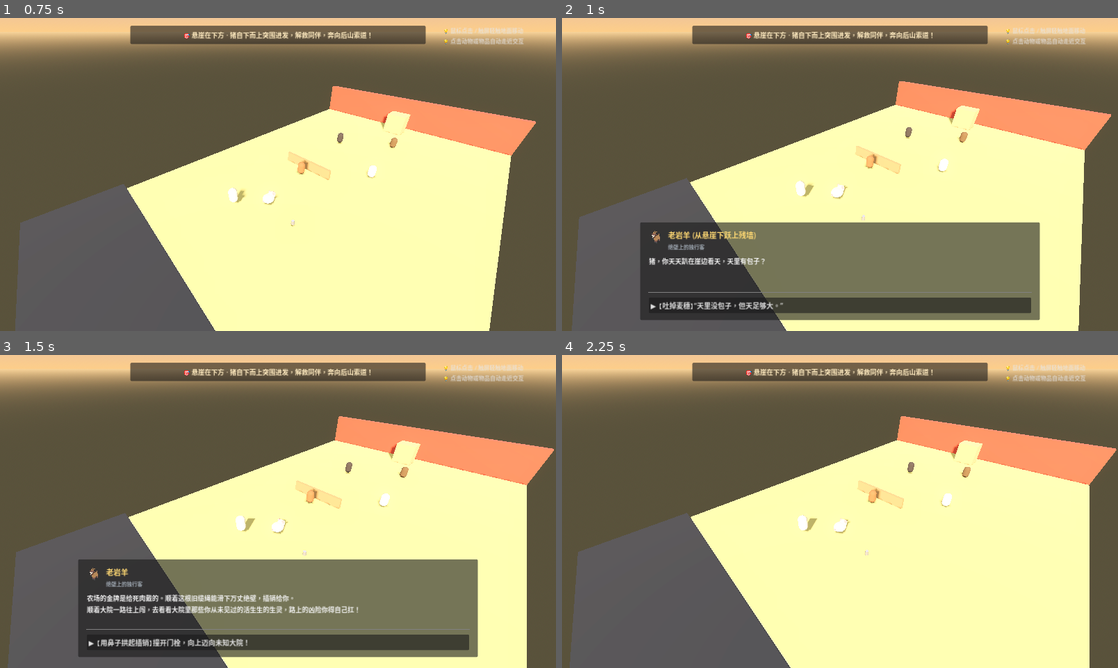
Above: before the commit, frames 1-4 (two rows, left to right).
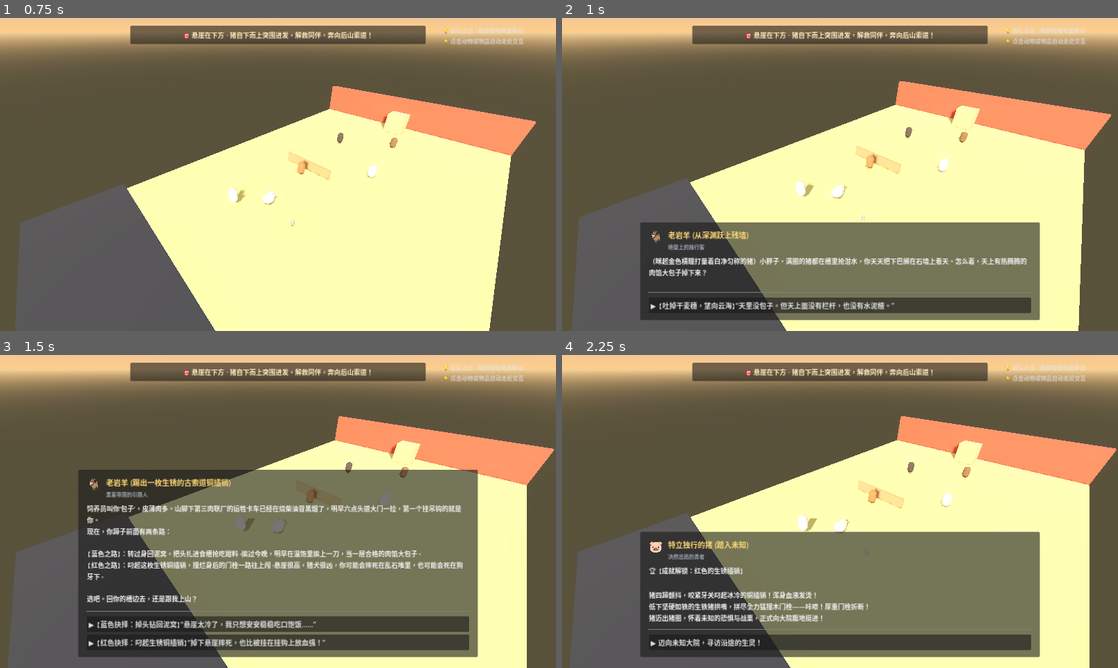
Above: after the commit, the same moments.

Repository: chenzhaoxuan0/piggame
Game: Godot game, scene res://scenes/ui/character_selection.tscn
The game is run twice, just before and just after one commit, with the same random seed, the same clock (stepped at 60 frames per second) and the same inputs.
Inputs (mouse positions are in pixels of both pictures, inside the frame that each line leads up to):
- Up to frame 1 (0.75 s): click "做特立独行的猪 (开始)" at 0.5 s
- Up to frame 2 (1 s): no input
- Up to frame 3 (1.5 s): click "▶ 【吐掉麦穗】'天里没包子，但天足够大。'" (after the commit: "▶ 【吐掉干麦穗，望向云海】'天里没包子。但天上面没有栏杆…") at 1.25 s
- Up to frame 4 (2.25 s): click (840, 642) at 2 s, where only the run before the commit has a clickable "▶ 【用鼻子拱起插销】撞开门栓，向上迈向未知大院！"

Frame 1 is identical in both runs. In frame 2, 1.9% of the frame differs, in the area x 15-84%, y 68-94%; in frame 3, 26%; in frame 4, 28%, in the area x 14-86%, y 56-97%.

Commit message:
feat(story): implement matrix dual-choice, dual endings with achievements, and action-driven animal awakenings

Diff:
--- a/scripts/core/dialogue_manager.gd
+++ b/scripts/core/dialogue_manager.gd
@@ -1,7 +1,13 @@
 extends Node
 
-# Dialogue Manager (陌生相遇 · 汲取意志 · 英雄蜕变)
-# 核心机制：猪初次相逢牛、羊、马，给予点化解围，并汲取【坚忍】、【温柔】与【决绝】三种伟大意志
+# Dialogue Manager (黑客帝国抉择 · 行动觉醒 · 英雄蜕变)
+# 核心机制：
+# 1. 开局老岩羊黑客帝国式红蓝二元抉择，直接对应两个结局与成就标识；
+# 2. 蓝选：回泥坑吃甜料，触发【结局一：安稳的肉馅】，解锁成就【温热的泥浆】；
+# 3. 红选：叼起生锈铜插销冲破木栓，解锁成就【红色的生锈插销】，进发正线；
+# 4. 牛羊马拥有生产/役用价值，转变不急，以具体行动表现心境（牛喝水、羊晒毛、马嚼野草）；
+# 5. 去除羊舍小鸟的突兀情节，专注羊毛本性与阳光；
+# 6. 钟楼宝可梦式回合制演播对战，索道结局二解锁成就【特立独行的先驱】。
 
 signal dialogue_started(node_data: Dictionary)
 signal dialogue_advanced(step: int)
@@ -9,62 +15,90 @@
 signal will_acquired(will_type: String)
 
 var dialogue_tree = {
-	# --- 序幕：悬崖晨风与老岩羊 (阶段2&4) ---
+	# --- 序幕：悬崖晨雾与老岩羊 (黑客帝国式红蓝二元抉择) ---
 	"cliff_goat_intro": {
-		"speaker": "老岩羊 (从悬崖下跃上残墙)",
+		"speaker": "老岩羊 (从深渊跃上残墙)",
 		"avatar": "🐐",
 		"title": "绝壁上的独行客",
-		"content": "猪，你天天趴在崖边看天，天里有包子？",
-		"options": [
-			{
-				"text": "【吐掉麦穗】“天里没包子，但天足够大。”",
-				"next": "cliff_goat_key"
-			}
-		]
-	},
-	"cliff_goat_key": {
-		"speaker": "老岩羊",
+		"content": "（眯起金色横瞳打量着白净匀称的猪）小胖子，满圈的猪都在槽里抢泔水，你天天把下巴搁在石墙上看天。怎么着，天上有热腾腾的肉馅大包子掉下来？",
+		"options": [
+			{
+				"text": "【吐掉干麦穗，望向云海】“天里没包子。但天上面没有栏杆，也没有水泥槽。”",
+				"next": "cliff_goat_choice"
+			}
+		]
+	},
+	"cliff_goat_choice": {
+		"speaker": "老岩羊 (踢出一枚生锈的古索道铜插销)",
 		"avatar": "🐐",
-		"title": "绝壁上的独行客",
-		"content": "农场的金牌是给死肉戴的。顺着这根旧缆绳能滑下万丈绝壁，插销给你。\n顺着大院一路往上闯，去看看大院里那些你从未见过的活生生的生灵，路上的凶险你得自己扛！",
-		"options": [
-			{"text": "【用鼻子拱起插销】撞开门栓，向上迈向未知大院！", "next": ""}
-		]
-	},
-
-	# --- 试炼1：陌生老黄牛 ➔ 汲取【坚忍之骨】 ---
+		"title": "黑客帝国的引路人",
+		"content": "饲养员叫你‘包子’，皮薄肉多。山脚下第三肉联厂的运牲卡车已经在烧柴油冒黑烟了，明早六点头道大门一拉，第一个挂吊钩的就是你。\n现在，你蹄子前面有两条路：\n\n【蓝色之路】：转过身回泥窝，把头扎进食槽抢吃甜料。挨过今晚，明早在温饱里挨上一刀，当一屉合格的肉馅大包子。\n【红色之路】：叼起这枚生锈铜插销，撞烂身后的门栓一路往上闯。悬崖很高，猎犬很凶，你可能会摔死在乱石堆里，也可能会死在狗牙下。\n\n选吧。回你的槽边去，还是跟我上山？",
+		"options": [
+			{
+				"text": "【蓝色抉择：掉头钻回泥窝】“悬崖太冷了，我只想安安稳稳吃口饱饭……”",
+				"next": "ending_stay_in_sty"
+			},
+			{
+				"text": "【红色抉择：叼起生锈铜插销】“掉下悬崖摔死，也比被挂在挂钩上放血强！”",
+				"next": "cliff_goat_escape_start"
+			}
+		]
+	},
+	"ending_stay_in_sty": {
+		"speaker": "特立独行的猪 (选择放弃)",
+		"avatar": "🐷",
+		"title": "【结局一：安稳的肉馅】",
+		"content": "🏆 【成就解锁：温热的泥浆】\n\n猪没有碰那枚冰冷的铜插销。它慢慢转过身，钻回了温热发臭的泥坑里，把长嘴深深埋进发酵糖蜜饲料中大口吞咽。\n远方山谷传来了第三肉联厂运牲卡车的轰鸣声。\n温热的泥浆漫过肚皮，做一头合格的肉猪，未尝不是一种现世安稳……",
+		"options": [
+			{
+				"text": "【结局演播】沉沦于最后的温饱，静待天明……",
+				"next": "game_ending_sty"
+			}
+		]
+	},
+	"cliff_goat_escape_start": {
+		"speaker": "特立独行的猪 (踏入未知)",
+		"avatar": "🐷",
+		"title": "决然出逃的勇者",
+		"content": "🏆 【成就解锁：红色的生锈插销】\n\n猪四蹄颤抖，咬紧牙关叼起冰冷的铜插销！浑身血液发烫！\n低下坚硬如铁的生铁猪拱嘴，拼尽全力猛撞木门栓——咔嚓！厚重门栓折断！\n猪迈出猪圈，怀着未知的恐惧与战栗，正式向大院腹地挺进！",
+		"options": [
+			{"text": "迈向未知大院，寻访沿途的生灵！", "next": ""}
+		]
+	},
+
+	# --- 试炼1：老黄牛 ➔ 卸轭喝水 ➔ 汲取【坚忍之骨】 ---
 	"aniu_interaction": {
-		"speaker": "阿牛 (泥垄里的陌生巨兽)",
+		"speaker": "阿牛 (深陷泥垄的老耕牛)",
 		"avatar": "🐂",
-		"title": "初次相遇的黑土耕作者",
-		"content": "（呼哧吐着白沫，眼珠通红死磕）还差两分地……今天翻不完，金牌评优就黄了！你是谁家的猪？别挡道！",
-		"options": [
-			{
-				"text": "【猪嘴猛力一拱】咔嚓一声，把卡在犁尖的磨盘黑石拱飞出垄！",
+		"title": "死命拉犁的苦役者",
+		"content": "（呼哧喷着粗重白沫，双眼通红死磕）别挡道！今天还有两亩地……只要我再多流一把汗，就没有翻不过去的泥！",
+		"options": [
+			{
+				"text": "【硬鼻梁顶开深泥，露出卡死在基岩上的卷刃犁头】“牛大叔，下面是花岗岩床！”",
 				"next": "aniu_solved"
 			}
 		]
 	},
 	"aniu_solved": {
-		"speaker": "阿牛 (呆立泥中)",
+		"speaker": "一口猪",
+		"avatar": "🐷",
+		"title": "一口猪",
+		"content": "犁头早就卷了，你再拉，断的是自己的大筋。农场还指望你翻地，不会今晚杀你，你犯不着在这儿钻牛角尖。",
+		"options": [
+			{
+				"text": "看着老牛怔怔愣住，慢慢用牛角顶开牛轭……",
+				"next": "aniu_drink_water"
+			}
+		]
+	},
+	"aniu_drink_water": {
+		"speaker": "阿牛 (卸轭喝水)",
 		"avatar": "🐂",
-		"title": "震撼的老耕牛",
-		"content": "……石头？！我顶着块大石头犁了两个时辰？！你一口小猪，哪来这么大劲？可金牌农场的规矩……",
-		"options": [
-			{
-				"text": "【简短点拔】“地是翻不完的，但牛会累死。地每年都要歇冬，你比地还硬？”",
-				"next": "aniu_finish"
-			}
-		]
-	},
-	"aniu_finish": {
-		"speaker": "阿牛 (长舒白汽，自己顶开颈套)",
-		"avatar": "🐂",
-		"title": "觉醒的老黄牛",
-		"content": "（看着滚远的巨石，突然笑了）哈！规矩是人定的，命是自己长出来的。老子今天不翻了，喝水去！",
-		"options": [
-			{
-				"text": "【猪心中震撼】它即使流血也不曾弯下的脊梁……这就是扛起千钧的坚忍之骨！",
+		"title": "停步的老耕牛",
+		"content": "（老牛没有多说什么，它默默踩着泥水走到旁边的石水渠边，低下头长长地痛饮了一大口清凉甘甜的泉水）\n（嘴边滴着清水，看着远山，轻轻喷出一口白汽。它七年来第一次在劳作中停下喝水）",
+		"options": [
+			{
+				"text": "【猪心中触动】从盲目死拼到从容止步……这就是扛得起风浪的坚忍之骨！",
 				"next": "learn_ox_will"
 			}
 		]
@@ -73,21 +107,21 @@
 		"speaker": "特立独行的猪 (领悟)",
 		"avatar": "🐷",
 		"title": "【意志觉醒：坚忍之骨】",
-		"content": "猪注视着老黄牛沉稳走远的背影，心头猛然一震：\n自由不是轻浮的逃跑，要想冲破前方的高墙，自己必须像这头老牛一样，拥有哪怕泰山压顶也绝不屈服的【坚忍之骨】！",
-		"options": [
-			{"text": "迈步向前，带着坚忍之骨继续向上挺进！", "next": ""}
-		]
-	},
-
-	# --- 试炼2：陌生小绵羊 ➔ 汲取【温柔之心】 ---
+		"content": "老牛那如铁塔般驻足喝水的沉稳身影印入猪的心底：\n牛有耕作价值，可以缓缓；而自己明早就要出栏！\n但自由需要这般扎根大地的沉稳力量——猪获得了【坚忍之骨】！",
+		"options": [
+			{"text": "带着坚忍之骨，继续向上挺进！", "next": ""}
+		]
+	},
+
+	# --- 试炼2：小绵羊 ➔ 阳光晒毛 ➔ 汲取【洞察之眸】 ---
 	"mianmian_interaction": {
-		"speaker": "绵绵 (草垛后瑟瑟发抖的小羊)",
+		"speaker": "绵绵 (缩在阴暗草垛角落的小羊)",
 		"avatar": "🐑",
-		"title": "初次相遇的被弃小羊",
-		"content": "（木栏贴着‘次品羊毛：细软无力，工业报废’，即便哭泣，蹄子下却还护着一窝小雀）你是隔壁的大猪吗……我长得太软了，我是不是全农场最没用的一只羊？",
-		"options": [
-			{
-				"text": "【踢飞木牌，拱过去新鲜野胡萝卜】“天上的云硬不硬？”",
+		"title": "被指标击碎自尊的小羊",
+		"content": "（木栏贴着‘三等残次：毛质细软，无法纺制工业耐磨帆布’，满眼含泪）阿猪哥……我的毛太软了，连做麻袋的资格都没有，我是不是全农场最没用的废物？",
+		"options": [
+			{
+				"text": "【一脚踢烂残次牌】“帆布是装煤炭的，你的毛生来是御寒的宝贝！”",
 				"next": "mianmian_advice"
 			}
 		]
@@ -96,19 +130,22 @@
 		"speaker": "一口猪",
 		"avatar": "🐷",
 		"title": "一口猪",
-		"content": "云就是软的，才好看。羊毛软，是你的本事，不是你的病。他们要硬布做麻袋，那是他们没见过云彩。",
-		"options": [
-			{"text": "看着小羊咬下甘甜的胡萝卜，眼睛亮如露水", "next": "mianmian_finish"}
-		]
-	},
-	"mianmian_finish": {
-		"speaker": "绵绵 (破涕为笑)",
+		"content": "你长得像天上的云彩一样软，天生是给人保暖御寒的，何必硬要去装煤炭？农场还要剪你的毛，你又没有生命危险，何必躲在阴暗角落里自卑？",
+		"options": [
+			{
+				"text": "小羊怔怔看着自己身上的绒毛，迈步走向阳光……",
+				"next": "mianmian_sunbathe"
+			}
+		]
+	},
+	"mianmian_sunbathe": {
+		"speaker": "绵绵 (漫步至阳光下)",
 		"avatar": "🐑",
-		"title": "重拾自信的绵羊",
-		"content": "云彩毛……对！我长的是天上的云彩毛！阿猪哥，谢谢你！若是有人追你，我用羊群给你堵路！",
-		"options": [
-			{
-				"text": "【猪心中触动】哪怕自己受尽排挤，却依然护着小雀……这就是至真至善的温柔之心！",
+		"title": "晒毛的小绵羊",
+		"content": "（小羊抖了抖身子，把身上的草屑抖落，一身蓬松雪白的卷毛舒展开来）\n（它迈着轻巧的小蹄子走出阴暗角落，在破屋顶漏下的金黄阳光中舒服地趴下，把下巴搭在暖木板上，惬意地闭上了眼睛）",
+		"options": [
+			{
+				"text": "【猪心中明澈】跳出虚妄的刻板标尺，拥抱自身的真实价值……这就是洞察之眸！",
 				"next": "learn_sheep_will"
 			}
 		]
@@ -116,46 +153,46 @@
 	"learn_sheep_will": {
 		"speaker": "特立独行的猪 (领悟)",
 		"avatar": "🐷",
-		"title": "【意志觉醒：温柔之心】",
-		"content": "小羊那双清澈如泉水的眼睛，融化了猪心底的尖刺与冷漠。\n它明白了：真正的特立独行，不是把自己变成冷酷无情的石头，而是无论这个世界多荒谬粗暴，心底永远保留一抹至真至纯的【温柔之心】！",
-		"options": [
-			{"text": "眼神温和而坚定，继续向上挺进！", "next": ""}
-		]
-	},
-
-	# --- 试炼3：陌生烈马 ➔ 汲取【决绝之勇】 ---
+		"title": "【意志觉醒：洞察之眸】",
+		"content": "小羊在阳光下安然舒展的模样，驱散了世俗标准的虚妄阴霾。\n羊可以缓缓享受阳光，但自己必须把握今夜！\n猪领悟了【洞察之眸】：看破伪装假象、洞悉事物本质的至清之智！",
+		"options": [
+			{"text": "眼神清澈明亮，继续向上挺进！", "next": ""}
+		]
+	},
+
+	# --- 试炼3：烈马 ➔ 探头嚼草 ➔ 汲取【疾风之步】 ---
 	"zhuifeng_interaction": {
-		"speaker": "追风 (封闭赛道上的狂暴黑马)",
+		"speaker": "追风 (双眼圆睁的黑色骏马)",
 		"avatar": "🐎",
-		"title": "初次相遇的奔腾者",
-		"content": "（戴着皮眼罩在泥圈疯狂打转）滚开！别挡我的赛道！我的配速曲线是全庄第一！只要跑完这一万圈，金牌马厩就是我的！",
-		"options": [
-			{
-				"text": "【撞烂看台，一口咬断眼罩皮带】“睁开眼看四周！”",
+		"title": "泥圈中盲奔的自欺者",
+		"content": "（在50米椭圆泥圈疯狂狂奔，双眼大睁却死死盯住前方的红旗）别挡道！我这一圈配速41秒！只要我跑满三万步，我就是全场速度冠军！",
+		"options": [
+			{
+				"text": "【站在朽烂木栏旁大喝】“追风！你眼睛睁得这么大，每一圈踩的都是前一圈的泥印！”",
 				"next": "zhuifeng_awaken"
 			}
 		]
 	},
 	"zhuifeng_awaken": {
-		"speaker": "追风 (猛然刹步，惊骇四顾)",
+		"speaker": "一口猪",
+		"avatar": "🐷",
+		"title": "一口猪",
+		"content": "木栏杆只有半人高，早就朽烂了，外面就是八百里草甸！农场还要靠你当门面，又没人拿刀架着你，你何必睁着眼睛骗自己？",
+		"options": [
+			{
+				"text": "烈马四蹄在泥中犁出四道深痕，猛然刹住步子……",
+				"next": "zhuifeng_graze"
+			}
+		]
+	},
+	"zhuifeng_graze": {
+		"speaker": "追风 (探头啃食栏外野草)",
 		"avatar": "🐎",
-		"title": "看清真相的烈马",
-		"content": "这……这只有一条五十米的烂泥圈？！我跑了三年，每天跑一百里，原来一直在原地踩泥槽？！",
-		"options": [
-			{
-				"text": "【简短点拔】“迈开腿谁都会，往哪跑才是本事。围栏烂了，悬崖外才是路。”",
-				"next": "zhuifeng_finish"
-			}
-		]
-	},
-	"zhuifeng_finish": {
-		"speaker": "追风 (仰天长鸣，踏碎围栏)",
-		"avatar": "🐎",
-		"title": "觉醒的千里马",
-		"content": "原地打转的金牌，一文不值！阿猪，今天谁敢拦你，我的铁蹄踏碎他们的门！",
-		"options": [
-			{
-				"text": "【猪热血沸腾】那股向死而生、敢踏碎一切栅栏的气势……这就是决绝之勇！",
+		"title": "品尝野味的千里马",
+		"content": "（烈马缓步走到了朽烂木栏边，把长长的马头伸出围栏外，悠闲地低头啃食起荒坡上生长的一丛苦野草）\n（一边嚼着带有泥土清香的野苜蓿，一边慢悠悠地甩着尾巴。跑圈的循环魔咒在这一口青草中烟消云散）",
+		"options": [
+			{
+				"text": "【猪热血沸腾】从被动跑圈到掌握自己的奔跑节律……这就是破阵的疾风之步！",
 				"next": "learn_horse_will"
 			}
 		]
@@ -163,45 +200,57 @@
 	"learn_horse_will": {
 		"speaker": "特立独行的猪 (领悟)",
 		"avatar": "🐷",
-		"title": "【意志觉醒：决绝之勇】",
-		"content": "烈马仰天长啸的冲天气势激荡在猪的胸膛！\n最后一丝迟疑与畏缩彻底灰飞烟灭。面对前方耸立的钟楼与捕兽网，它拥有了踏平一切障碍的【决绝之勇】！\n三种意志齐聚，它不再是一只普通的猪！",
+		"title": "【意志觉醒：疾风之步】",
+		"content": "烈马从容咀嚼野草的神态，让猪真正理解了速度的真谛——速度不是为了在磨道里取悦看客，而是为了奔向广袤天地！\n猪获得了【疾风之步】：极速穿梭、雷霆破阵的无上迅疾！三大意志齐聚！",
 		"options": [
 			{"text": "昂首阔步，向中央红砖钟楼发起冲刺！", "next": ""}
 		]
 	},
 
-	# --- 决战与终章：钟楼顶层 (阶段8&9) ---
+	# --- 决战：钟楼顶层 (宝可梦式回合制演播对战) ---
 	"ordeal_encounter": {
-		"speaker": "管家犬 老张 (手握电网手柄)",
+		"speaker": "管家犬 老张 (手握电闸铁锁)",
 		"avatar": "🐕",
-		"title": "金牌农庄大统领",
-		"content": "阿猪！看看你的四周，钢丝网已经合拢了！\n戴上金项圈做模范种猪，豆饼管饱！否则，明早后厨开膛剔骨！是当尊贵的金铃猪，还是当案板上的肉，你自己选！",
-		"options": [
-			{
-				"text": "【牛的坚忍 + 羊的纯真 + 马的决绝】“金牌能嚼得动吗？！嚼不动，咽不下！”",
+		"title": "示范农庄大统领",
+		"content": "【意志对决展开：特立独行的猪 VS 管家犬老张】\n老张使用技能【加料豆饼与金项圈】：“阿猪！回头吧！戴上模范金项圈，细料管饱！何必跳崖送死？！”\n猪发动技能【牛之坚忍·真理诘问】：“金项圈能嚼得动吗？！吃得再饱也是待宰的肉！”\n老张信条大动摇！",
+		"options": [
+			{
+				"text": "【第二回合：老张发动规矩威吓，猪释放羊之洞察·看穿虚妄！】",
+				"next": "ordeal_turn_2"
+			}
+		]
+	},
+	"ordeal_turn_2": {
+		"speaker": "管家犬 老张 (信念崩溃边缘)",
+		"avatar": "🐕",
+		"title": "示范农庄大统领",
+		"content": "老张狂吠：“混账！没有规矩，这天底下怎么转？！离开大院，外面全是吃骨头的狼！”\n猪使用技能【羊之洞察·破除迷妄】：“规矩是装煤的破麻袋！你们怕的不是外面的狼，你们是怕看见自己跪了一辈子！”\n老张信念值归零！孤注一掷绝命扑杀！",
+		"options": [
+			{
+				"text": "【终极回合：凝聚马之疾风爆发，释放终极技能·真理冲撞！】",
 				"next": "ordeal_break_switch"
 			}
 		]
 	},
 	"ordeal_break_switch": {
-		"speaker": "特立独行的猪 (猛力一击)",
+		"speaker": "特立独行的猪 (铁头真理一击)",
 		"avatar": "🐷",
 		"title": "凝聚三种意志的英雄",
-		"content": "轰——！猪借力腾空一跃，用坚硬如铁的猪拱嘴狠狠撞在高压总电闸上！\n漫天电火花炸裂！刺眼的探照灯与高音喇叭全线熄灭！浩瀚璀璨的银河星空毫无保留地洒满人间！",
-		"options": [
-			{"text": "在全员觉醒掩护下，奔赴最上方悬崖索道！", "next": "cablecar_climax"}
-		]
-	},
-
-	# --- 终章：索道崖口度化老张 (阶段11&12) ---
+		"content": "轰————！猪借力腾空一跃，用坚硬如生铁的猪鼻梁，狠狠撞击在全庄高压总配电闸上！\n漫天刺目的电弧与火花如暴雨般撕裂夜空！探照灯与尖啸喇叭全线熄灭！浩瀚璀璨的银河星空毫无保留地洒满人间！",
+		"options": [
+			{"text": "在觉醒的群星注视下，奔赴最上方悬崖索道！", "next": "cablecar_climax"}
+		]
+	},
+
+	# --- 终章：索道崖口度化老张 (结局二：旷野归途) ---
 	"cablecar_climax": {
 		"speaker": "管家犬 老张 (瘫坐在地)",
 		"avatar": "🐕",
-		"title": "失落的守门人",
-		"content": "（追到崖口，眼眶发红）阿猪……电闸断了，指标没了，没有农场，明天我们怎么活啊……",
-		"options": [
-			{
-				"text": "【递上引水全息图】“老张，引水渠我全拱通了。大地不需要皮鞭，春天草自会发芽。”",
+		"title": "失落的守门犬",
+		"content": "（追到崖口，眼眶发红，抓着脖子上的纯铜铃铛大哭）阿猪……电闸碎了，规矩没了……明天大门打开，谁来管它们？没有农庄，我们怎么活啊……",
+		"options": [
+			{
+				"text": "【递上用泥巴绘就的《后山自流水渠图》】“老张，引水渠我全看明白了。”",
 				"next": "cablecar_redemption"
 			}
 		]
@@ -210,9 +259,12 @@
 		"speaker": "特立独行的猪",
 		"avatar": "🐷",
 		"title": "生命的渡人者",
-		"content": "铜铃摇得很响，但山风更大。别替笼子守门了，你也该卸下铃铛，去草地上打个滚了！",
-		"options": [
-			{"text": "【老张泪流满面，亲手解下铜铃】跳上木吊厢，推下启动插销！", "next": "game_win"}
+		"content": "大地从来不需要鞭子，春天到了，草自会发芽。\n铜铃你摇得很响，但山风更大。别替笼子守门了，你也该卸下铃铛，去草地上打个滚了！",
+		"options": [
+			{
+				"text": "【老张泪流满面，亲手解下铜铃抛入清泉】跃入木吊厢，推入生锈铜插销！",
+				"next": "game_win"
+			}
 		]
 	}
 }
--- a/scripts/levels/office_level_1.gd
+++ b/scripts/levels/office_level_1.gd
@@ -25,8 +25,8 @@
 
 # 英雄意志掌握状态 (从同伴身上学到的意志)
 var will_ox: bool = false      # 从老黄牛处学到的【坚忍之骨】
-var will_sheep: bool = false   # 从小绵羊处学到的【温柔之心】
-var will_horse: bool = false   # 从烈马处学到的【决绝之勇】
+var will_sheep: bool = false   # 从小绵羊处学到的【洞察之眸】
+var will_horse: bool = false   # 从烈马处学到的【疾风之步】
 var power_cut: bool = false
 var is_game_finished: bool = false
 
@@ -82,13 +82,13 @@
 func check_hero_progress() -> void:
 	var wills = []
 	if will_ox: wills.append("坚忍之骨")
-	if will_sheep: wills.append("温柔之心")
-	if will_horse: wills.append("决绝之勇")
+	if will_sheep: wills.append("洞察之眸")
+	if will_horse: wills.append("疾风之步")
 
 	if will_ox and will_sheep and will_horse and not power_cut:
-		objective_label.text = "🎯 三大意志已凝聚【坚忍·温柔·决绝】！向中央红砖钟楼冲锋，撞碎电闸！"
+		objective_label.text = "🎯 三大意志已凝聚【坚忍之骨·洞察之眸·疾风之步】！向中央红砖钟楼冲锋，撞碎高压总闸！"
 	elif power_cut:
-		objective_label.text = "🌟 高压电闸已碎，星空现世！在全员掩护下，奔赴最上方悬崖索道！"
+		objective_label.text = "🌟 高压电闸已碎，星空现世！在觉醒群星注视下，奔赴最上方悬崖索道！"
 	else:
 		var status = "、".join(wills) if wills.size() > 0 else "无"
 		objective_label.text = "🎯 向上探索农庄 · 已领悟意志: [%s] · 继续寻访陌生同伴" % status
@@ -136,7 +136,10 @@
 		close_dialogue()
 	elif next_key == "game_win":
 		close_dialogue()
-		show_end_screen()
+		show_end_screen("escape")
+	elif next_key == "game_ending_sty":
+		close_dialogue()
+		show_end_screen("stay")
 	else:
 		open_dialogue(next_key)
 
@@ -144,7 +147,25 @@
 	if dialogue_box:
 		dialogue_box.visible = false
 
-func show_end_screen() -> void:
+func show_end_screen(ending_type: String = "escape") -> void:
 	var end_panel = $HUD/EndScreenPanel
 	if end_panel:
 		end_panel.visible = true
+		var title_label_end = end_panel.get_node_or_null("VBox/Title")
+		var quote_label_end = end_panel.get_node_or_null("VBox/Quote")
+		var author_label_end = end_panel.get_node_or_null("VBox/Author")
+
+		if ending_type == "stay":
+			if title_label_end:
+				title_label_end.text = "🥣 【结局一：安稳的肉馅】"
+			if quote_label_end:
+				quote_label_end.text = "🏆 成就解锁：【温热的泥浆】\n\n“温热的泥浆漫过肚皮，糖蜜发酵料甜得发腻。\n山脚下的柴油运猪车很远，此刻槽里的温饱很近……\n做一头合格的肉猪，安享一宿安稳，这又何尝不是一种归宿。”\n\n猪把头深埋在泥浆中，静静等待着天明。"
+			if author_label_end:
+				author_label_end.text = "—— 体验到此结束 · 亦可重新探索红色出逃之路 ——"
+		else:
+			if title_label_end:
+				title_label_end.text = "🌾 【结局二：旷野归途】"
+			if quote_label_end:
+				quote_label_end.text = "🏆 成就解锁：【特立独行的先驱】\n\n“金牌是农场的，但命是你自己的。”\n“世上只有一种特立独行：看清了槽里的把戏，依然坦坦荡荡奔向旷野。”\n\n一口猪走出了围城；天地很大，下山见。"
+			if author_label_end:
+				author_label_end.text = "—— 感谢体验《一口猪在金牌农场》MVP 试玩版 ——"
Not shown, changed: docs/GDD_GAME_DESIGN.md
Not shown, changed: docs/PIG_STORY_LINE_FULL.md
